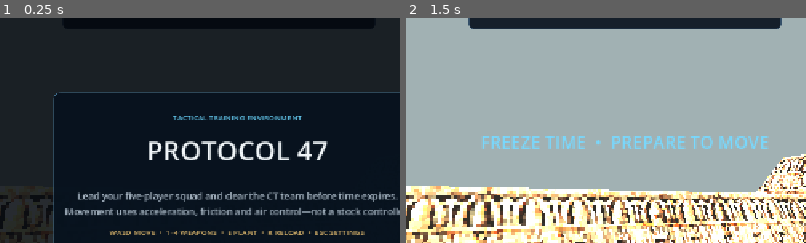
Above: before the commit, frames 1-2 (left to right).
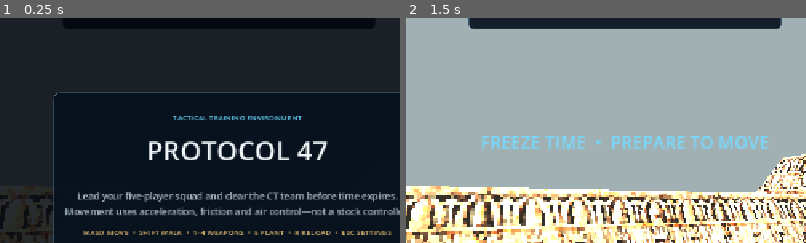
Above: after the commit, the same moments.

Repository: andreibondarev/classicfps
Game: Godot game, scene res://scenes/main.tscn
Two runs of this game, one before a commit and one after it. Both use one fixed random seed, a clock stepped at 60 frames per second and the inputs below.
Inputs (mouse positions are % of the whole screen's width and height, from its top left):
- Up to frame 1 (0.25 s): no input
- Up to frame 2 (1.5 s): click "DEPLOY" at 0.5 s; tap Enter at 1.25 s; move the mouse to (55, 50) at 1.27 s; hold W (move_forward) from 1.28 s (still down); hold Ctrl (crouch) from 1.28 s (still down)
The pictures show only the part of the screen within x 23-73%, y 8-58%; the shares and areas given below are measured in that part.

The runs differ from the first frame. In frame 1, 1.0% of the frame differs, in the area x 20-98%, y 94-97%; in frame 2, nothing differs.

Commit message:
Fix crouch firing and add shift walking

Diff:
--- a/game/scripts/combat_controller.gd
+++ b/game/scripts/combat_controller.gd
@@ -20,6 +20,7 @@
 		"look_target": Vector3.INF,
 		"jump": false,
 		"crouch": false,
+		"walk": false,
 		"fire": false,
 		"fire_pressed": false,
 		"reload": false,
--- a/game/scripts/game.gd
+++ b/game/scripts/game.gd
@@ -131,6 +131,7 @@
 			| (4 if command.get("crouch", false) else 0)
 			| (8 if command.get("reload", false) else 0)
 			| (16 if command.get("use", false) else 0)
+			| (32 if command.get("walk", false) else 0)
 		),
 	})
 	network.tick_snapshot(delta, {
--- a/game/scripts/hud.gd
+++ b/game/scripts/hud.gd
@@ -196,7 +196,7 @@
 	)
 	description.horizontal_alignment = HORIZONTAL_ALIGNMENT_CENTER
 	column.add_child(description)
-	var controls := _label("WASD MOVE  •  1–4 WEAPONS  •  E PLANT  •  R RELOAD  •  ESC SETTINGS", 12, Color("#e5bd6f"))
+	var controls := _label("WASD MOVE  •  SHIFT WALK  •  1–4 WEAPONS  •  E PLANT  •  R RELOAD  •  ESC SETTINGS", 12, Color("#e5bd6f"))
 	controls.horizontal_alignment = HORIZONTAL_ALIGNMENT_CENTER
 	column.add_child(controls)
 	var buy_hint := _label("FREEZE BUY:  F1 AK $2500  •  F2 DEAGLE $650  •  F3 ARMOR $1000  •  F4 HE $300", 11, Color("#77e3ae"))
--- a/game/scripts/human_controller.gd
+++ b/game/scripts/human_controller.gd
@@ -2,11 +2,27 @@
 extends CombatController
 
 var _look_delta := Vector2.ZERO
+var _fire_held := false
+var _fire_pressed := false
+var _control_click_fire := false
 
 
 func ingest_input(event: InputEvent) -> void:
 	if event is InputEventMouseMotion and Input.mouse_mode == Input.MOUSE_MODE_CAPTURED:
 		_look_delta += event.relative
+	elif event is InputEventMouseButton:
+		var mouse_event := event as InputEventMouseButton
+		var is_left_fire := mouse_event.button_index == MOUSE_BUTTON_LEFT
+		var is_control_click := (
+			mouse_event.button_index == MOUSE_BUTTON_RIGHT
+			and (mouse_event.ctrl_pressed or _control_click_fire)
+		)
+		if is_left_fire or is_control_click:
+			_fire_held = mouse_event.pressed
+			if mouse_event.pressed:
+				_fire_pressed = true
+			if mouse_event.button_index == MOUSE_BUTTON_RIGHT:
+				_control_click_fire = mouse_event.pressed
 
 
 func gather_command(delta: float) -> Dictionary:
@@ -16,8 +32,10 @@
 	_look_delta = Vector2.ZERO
 	command.jump = Input.is_action_just_pressed("jump")
 	command.crouch = Input.is_action_pressed("crouch")
-	command.fire = Input.is_action_pressed("fire")
-	command.fire_pressed = Input.is_action_just_pressed("fire")
+	command.walk = Input.is_action_pressed("walk")
+	command.fire = Input.is_action_pressed("fire") or _fire_held
+	command.fire_pressed = Input.is_action_just_pressed("fire") or _fire_pressed
+	_fire_pressed = false
 	command.reload = Input.is_action_just_pressed("reload")
 	command.use = Input.is_action_pressed("use")
 	if Input.is_action_just_pressed("weapon_primary"):
--- a/game/scripts/network_session.gd
+++ b/game/scripts/network_session.gd
@@ -9,6 +9,7 @@
 const MAX_CLIENTS := 10
 const SNAPSHOT_HZ := 20.0
 const MAX_INPUT_DISTANCE := 12.0
+const ALLOWED_INPUT_BUTTONS := 0x3F
 
 var status := "OFFLINE"
 var is_host := false
@@ -119,7 +120,7 @@
 		"movement": movement.limit_length(1.0),
 		"yaw": wrapf(float(command.get("yaw", 0.0)), -PI, PI),
 		"pitch": clampf(float(command.get("pitch", 0.0)), -PI * 0.495, PI * 0.495),
-		"buttons": int(command.get("buttons", 0)) & 0x1F,
+		"buttons": int(command.get("buttons", 0)) & ALLOWED_INPUT_BUTTONS,
 	}
 
 
--- a/game/scripts/player.gd
+++ b/game/scripts/player.gd
@@ -12,7 +12,8 @@
 const CAPSULE_RADIUS := 0.34
 const STAND_EYE := 1.62
 const CROUCH_EYE := 1.05
-const WALK_SPEED := 6.35
+const RUN_SPEED := 6.35
+const WALK_SPEED := 3.20
 const CROUCH_SPEED := 2.75
 const GROUND_ACCEL := 10.0
 const AIR_ACCEL := 11.5
@@ -71,6 +72,7 @@
 var _reload_generation := 0
 var _rng := RandomNumberGenerator.new()
 var _standing := true
+var _walking := false
 var _step_distance := 0.0
 var _next_step_at := 1.65
 var _step_index := 0
@@ -124,6 +126,7 @@
 	_ensure_key_action("move_right", KEY_D)
 	_ensure_key_action("jump", KEY_SPACE)
 	_ensure_key_action("crouch", KEY_CTRL)
+	_ensure_key_action("walk", KEY_SHIFT)
 	_ensure_key_action("reload", KEY_R)
 	_ensure_key_action("use", KEY_E)
 	_ensure_key_action("weapon_primary", KEY_1)
@@ -253,11 +256,12 @@
 	if not look_delta.is_zero_approx():
 		_apply_mouse_look(look_delta)
 	_update_crouch(delta, command.crouch)
+	_walking = command.walk and _standing
 	var input: Vector2 = command.movement
 	var wish_direction: Vector3 = Vector3(input.x, 0.0, input.y).rotated(Vector3.UP, _yaw)
 	if wish_direction.length_squared() > 1.0:
 		wish_direction = wish_direction.normalized()
-	var wish_speed: float = (CROUCH_SPEED if not _standing else WALK_SPEED) * minf(1.0, input.length())
+	var wish_speed := _movement_speed(not _standing, _walking) * minf(1.0, input.length())
 
 	if is_on_floor():
 		if not command.jump:
@@ -315,6 +319,12 @@
 	var acceleration_speed: float = minf(acceleration * wish_speed * delta, add_speed)
 	velocity.x += wish_direction.x * acceleration_speed
 	velocity.z += wish_direction.z * acceleration_speed
+
+
+func _movement_speed(crouching: bool, walking: bool) -> float:
+	if crouching:
+		return CROUCH_SPEED
+	return WALK_SPEED if walking else RUN_SPEED
 
 
 func _update_crouch(delta: float, wants_crouch: bool) -> void:
@@ -332,7 +342,7 @@
 
 
 func _apply_view_bob() -> void:
-	var speed_ratio: float = clampf(Vector2(velocity.x, velocity.z).length() / WALK_SPEED, 0.0, 1.0)
+	var speed_ratio: float = clampf(Vector2(velocity.x, velocity.z).length() / RUN_SPEED, 0.0, 1.0)
 	var motion_scale := 0.0 if settings.reduced_motion else 1.0
 	var eye_height := STAND_EYE if _standing else CROUCH_EYE
 	camera.position.y = eye_height + sin(_step_distance * 10.5) * 0.018 * speed_ratio * motion_scale
@@ -342,6 +352,8 @@
 	)
 	if _step_distance >= _next_step_at:
 		_next_step_at = _step_distance + (2.15 if not _standing else 1.65)
+		if _walking or not _standing:
+			return
 		_step_index = (_step_index + 1) % 4
 		footstep_audio.stream = load("res://assets/sounds/pl_step%d.wav" % (_step_index + 1))
 		footstep_audio.pitch_scale = _rng.randf_range(0.96, 1.04)
@@ -376,7 +388,7 @@
 			muzzle_light.visible = false
 	)
 
-	var movement := Vector2(velocity.x, velocity.z).length() / WALK_SPEED
+	var movement := Vector2(velocity.x, velocity.z).length() / RUN_SPEED
 	var spread: float = float(definition.spread) + movement * 0.008 + (0.006 if not is_on_floor() else 0.0)
 	var direction := -camera.global_transform.basis.z
 	direction += camera.global_transform.basis.x * _rng.randfn(0.0, spread)
@@ -617,6 +629,7 @@
 	clip = int(ammunition.ak47.clip)
 	reserve = int(ammunition.ak47.reserve)
 	velocity = Vector3.ZERO
+	_walking = false
 	_yaw = 0.0
 	_pitch = 0.0
 	rotation = Vector3.ZERO
--- a/game/tests/smoke_test.gd
+++ b/game/tests/smoke_test.gd
@@ -71,6 +71,40 @@
 	_check(game.targets.all(func(target: TargetActor) -> bool: return target.active), "targets activate when live")
 	_check(game.allied_bots.all(func(target: TargetActor) -> bool: return target.active), "allies activate when live")
 	_check(not Input.use_accumulated_input, "raw mouse input is not frame-accumulated")
+	_check(InputMap.has_action("walk"), "Shift walk input is registered")
+	_check(
+		game.player._movement_speed(false, true) < game.player._movement_speed(false, false),
+		"walking has a lower maximum speed than running",
+	)
+	Input.action_press("walk")
+	var walking_command: Dictionary = game.player.combat_controller.gather_command(1.0 / 128.0)
+	_check(walking_command.walk, "holding Shift reaches the human controller")
+	Input.action_release("walk")
+
+	Input.action_press("crouch")
+	var control_click := InputEventMouseButton.new()
+	control_click.button_index = MOUSE_BUTTON_RIGHT
+	control_click.ctrl_pressed = true
+	control_click.pressed = true
+	game.player.combat_controller.ingest_input(control_click)
+	var crouch_fire_command: Dictionary = game.player.combat_controller.gather_command(1.0 / 128.0)
+	_check(crouch_fire_command.crouch, "holding Control requests crouch")
+	_check(crouch_fire_command.fire, "macOS Control-click still requests fire")
+	_check(crouch_fire_command.fire_pressed, "macOS Control-click preserves the fire edge")
+	control_click.ctrl_pressed = false
+	control_click.pressed = false
+	game.player.combat_controller.ingest_input(control_click)
+	Input.action_release("crouch")
+	var released_command: Dictionary = game.player.combat_controller.gather_command(1.0 / 128.0)
+	_check(not released_command.fire, "Control-click fire releases cleanly")
+
+	game.player._walking = true
+	game.player._standing = true
+	game.player._step_distance = game.player._next_step_at
+	game.player.footstep_audio.stop()
+	game.player._apply_view_bob()
+	_check(not game.player.footstep_audio.playing, "Shift walking does not emit footsteps")
+	game.player._walking = false
 	for bot in game._all_bots():
 		bot.active = false
 	var duel_ally: TargetActor = game.allied_bots[0]
@@ -92,7 +126,7 @@
 	}, 7)
 	_check(sanitized_input.movement.length() <= 1.001, "network input magnitude is server-clamped")
 	_check(sanitized_input.pitch < PI * 0.5, "network pitch is server-clamped")
-	_check(sanitized_input.buttons == 31, "network action bitfield is allow-listed")
+	_check(sanitized_input.buttons == 63, "network action bitfield includes allow-listed walking")
 
 	var initial_yaw: float = game.player.rotation.y
 	var initial_pitch: float = game.player.camera.rotation.x
